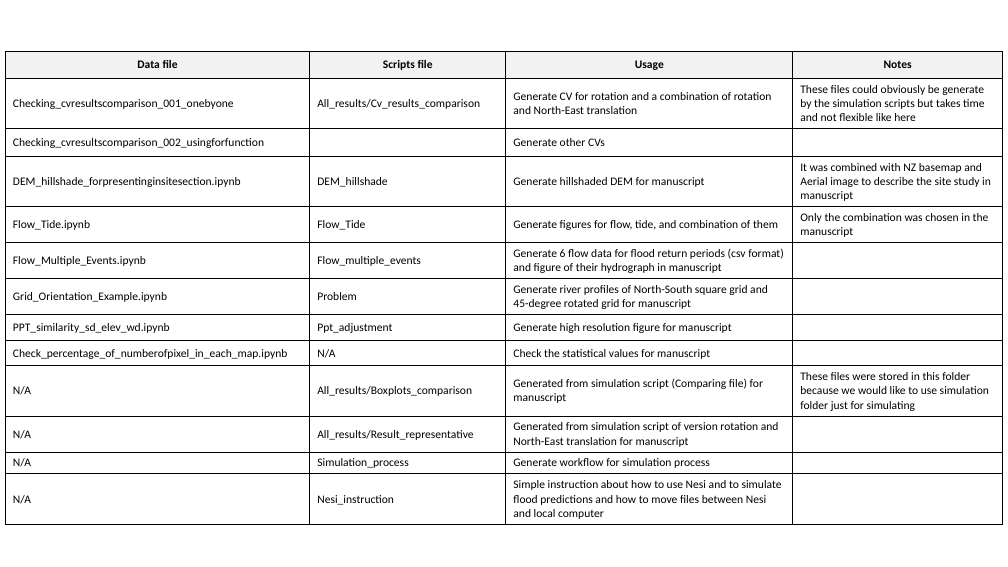
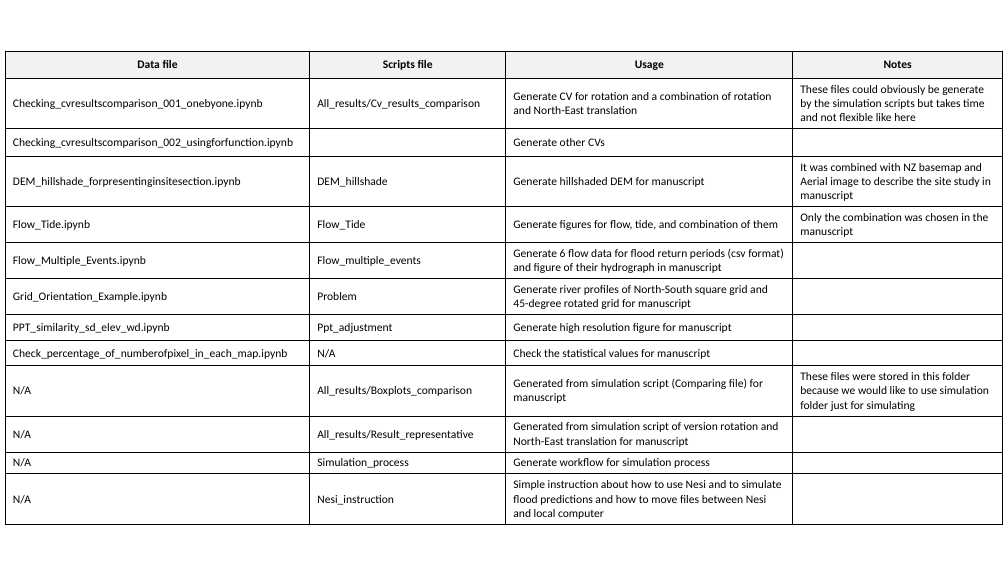
Before and after one commit to Martin20494/Grid_Orientation, a slide deck: slide 1 of other_files/file_structure/File_structure.pptx. Drawn at 1008x567 pixels with LibreOffice and Linux fonts; fonts in the diff are those of the drawing. Boxes give left, top, right and bottom in pixels: in the first picture for what was removed or moved away, otherwise in the second. Text is boxed around its words. In the diff, an @@ line names an element or a change of style, - is before the commit and + after.

```diff
--- a/other_files/file_structure/File_structure.pptx
+++ b/other_files/file_structure/File_structure.pptx
@@ table at [5, 51, 1003, 523] @@
-row 2, column 1: Checking_cvresultscomparison_001_onebyone
+row 2, column 1: Checking_cvresultscomparison_001_onebyone.ipynb
-row 3, column 1: Checking_cvresultscomparison_002_usingforfunction
+row 3, column 1: Checking_cvresultscomparison_002_usingforfunction.ipynb
```
Also in this commit, not shown: 1 other file.
